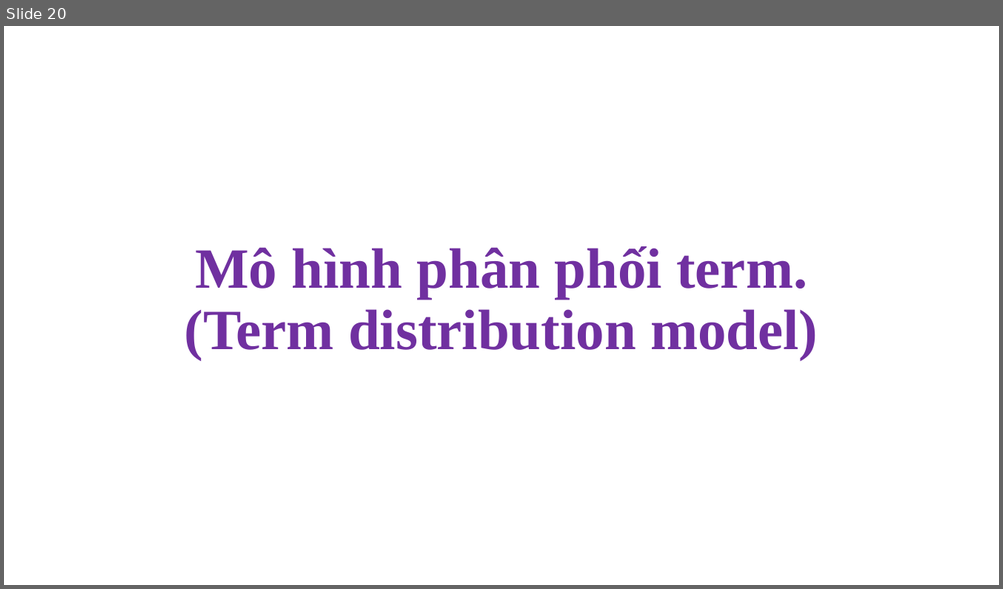
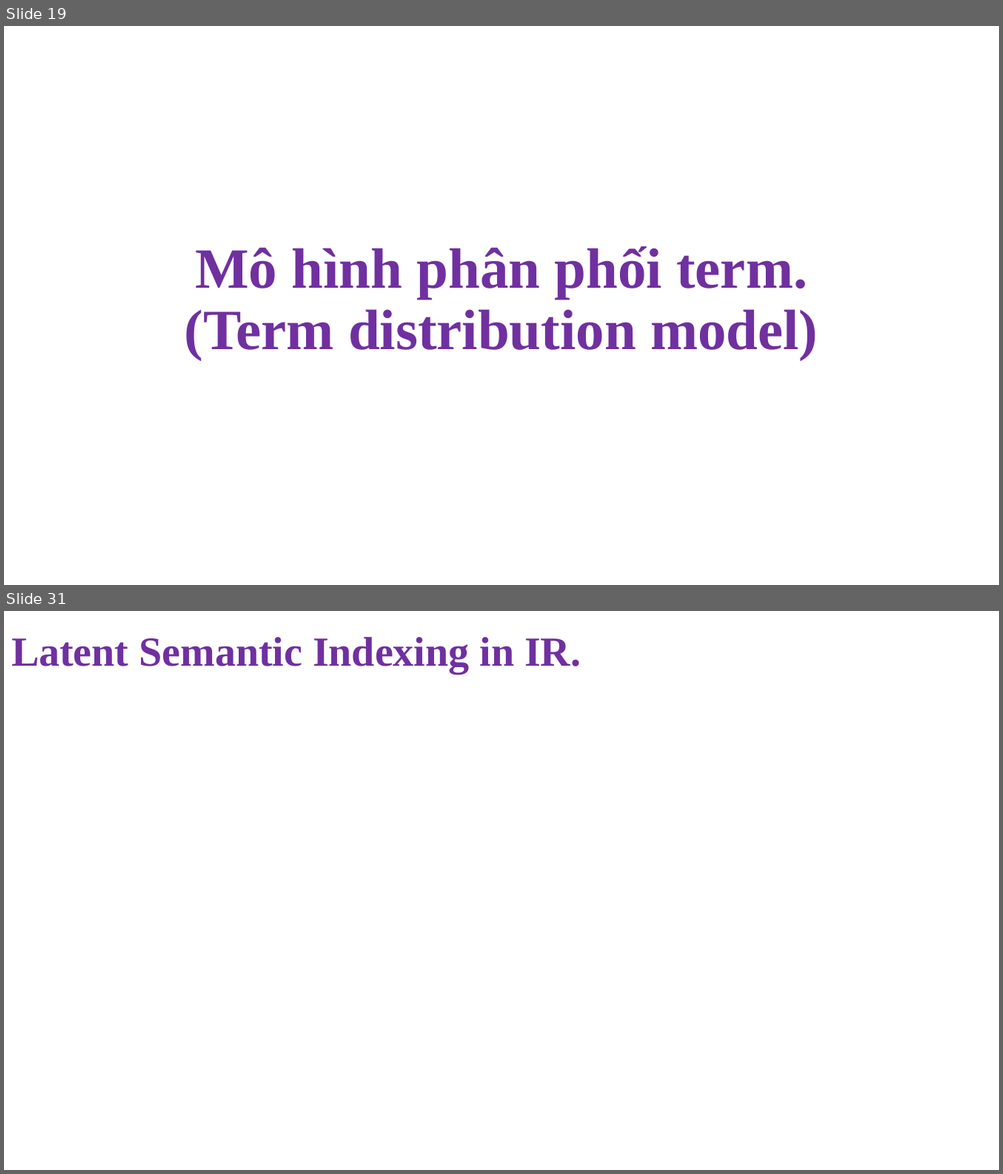
Before and after one commit to NghiLamPhuc/NLP., a slide deck: IR/Presentation1.pptx. Shown one above the other, each under a label of ours: slide 20 before the commit, slides 19 and 31 after it; the slides between them are not shown. The pictures are 1003x589 and 1003x1174 pixels, drawn with LibreOffice and Linux fonts; fonts in the diff are those of the drawing. Boxes give left, top, right and bottom in pixels: in the first picture for what was removed or moved away, otherwise in the second. Text is boxed around its words. In the diff, an @@ line names an element or a change of style, - is before the commit and + after.

```diff
--- a/IR/Presentation1.pptx
+++ b/IR/Presentation1.pptx
@@ slide 31 added at (4,611,999,1170), background #FFFFFF @@
@@ text added at (11,637,580,673), 40 pt, text #7030A0, bold @@
+Latent Semantic Indexing in IR.
@@ what was slide 20 is now slide 19 @@
```
Also in this commit, not shown: 3 slides changed, 10 other slides added, 1 slide removed, 19 other files.
